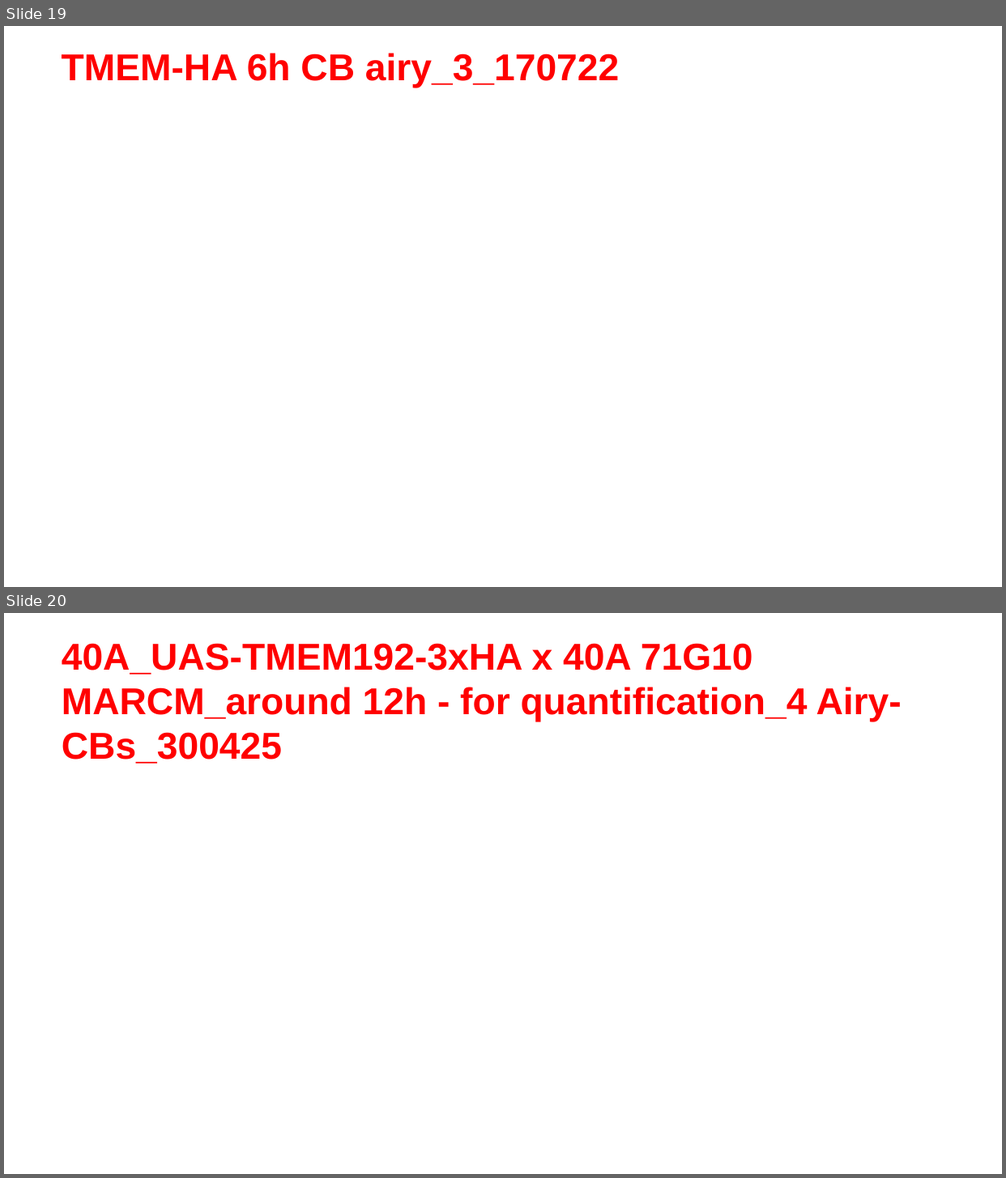
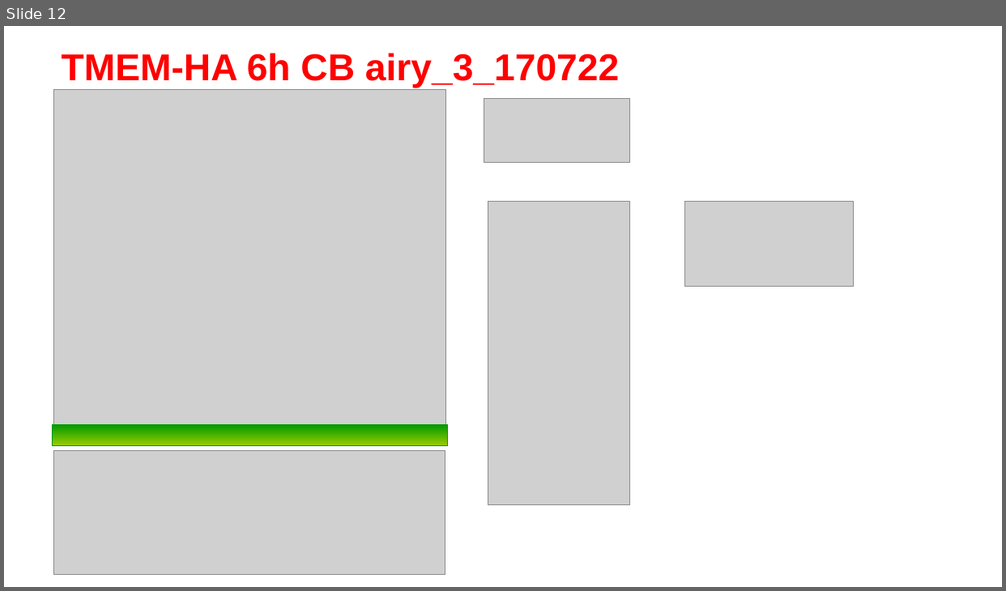
Before and after one commit to Nahuel88Ar/Lysosomes, a slide deck: meeting 17-11.pptx. Shown one above the other, each under a label of ours: slides 19 and 20 before the commit, slide 12 after it. The pictures are 1006x1178 and 1006x591 pixels, drawn with LibreOffice and Linux fonts; fonts in the diff are those of the drawing; grey boxes stand for pictures; background and template pictures are left out. Boxes give left, top, right and bottom in pixels: in the first picture for what was removed or moved away, otherwise in the second. Text is boxed around its words. In the diff, an @@ line names an element or a change of style, - is before the commit and + after.

```diff
--- a/meeting 17-11.pptx
+++ b/meeting 17-11.pptx
@@ slide 20 removed at bbox=[4, 613, 1002, 1174], background picture (left out) @@
@@ title removed at bbox=[62, 643, 901, 764] @@
-40A_UAS-TMEM192-3xHA x 40A 71G10 MARCM_around 12h - for quantification_4 Airy-CBs_300425
@@ what was slide 19 is now slide 12 @@
@@ slide 12 changed as well @@
@@ picture added at bbox=[54, 90, 445, 427] @@
@@ picture added at bbox=[484, 99, 630, 162] @@
@@ picture added at bbox=[488, 202, 630, 506] @@
@@ picture added at bbox=[685, 202, 854, 288] @@
@@ rectangle added at bbox=[52, 425, 447, 446], fill gradient #009900 to #99CC00, outline #009900 0.75 pt @@
@@ picture added at bbox=[54, 451, 445, 575] @@
```
Also in this commit, not shown: 14 other slides changed, 1 slide added, 11 other slides removed, 1 other file.
